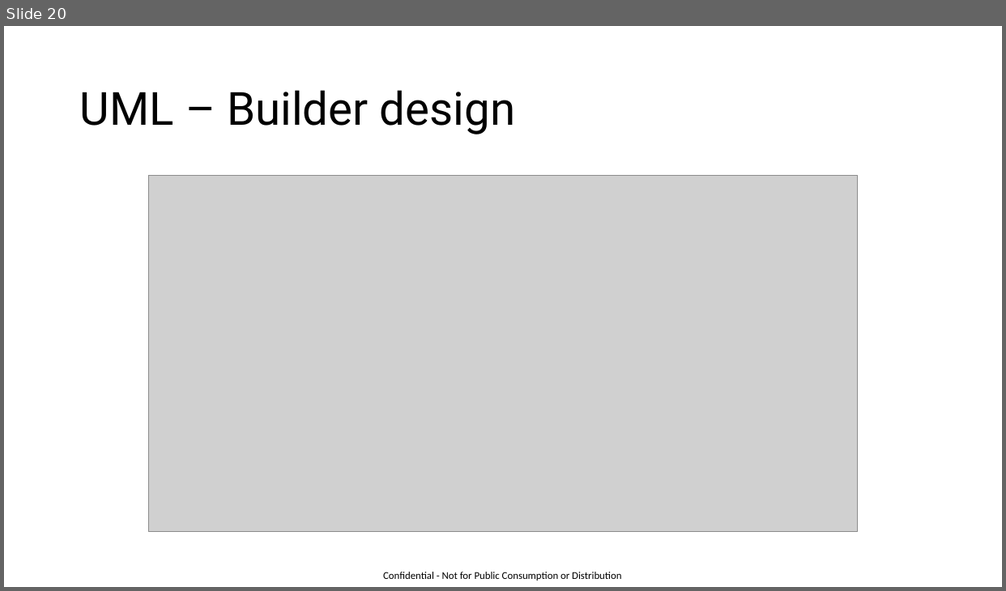
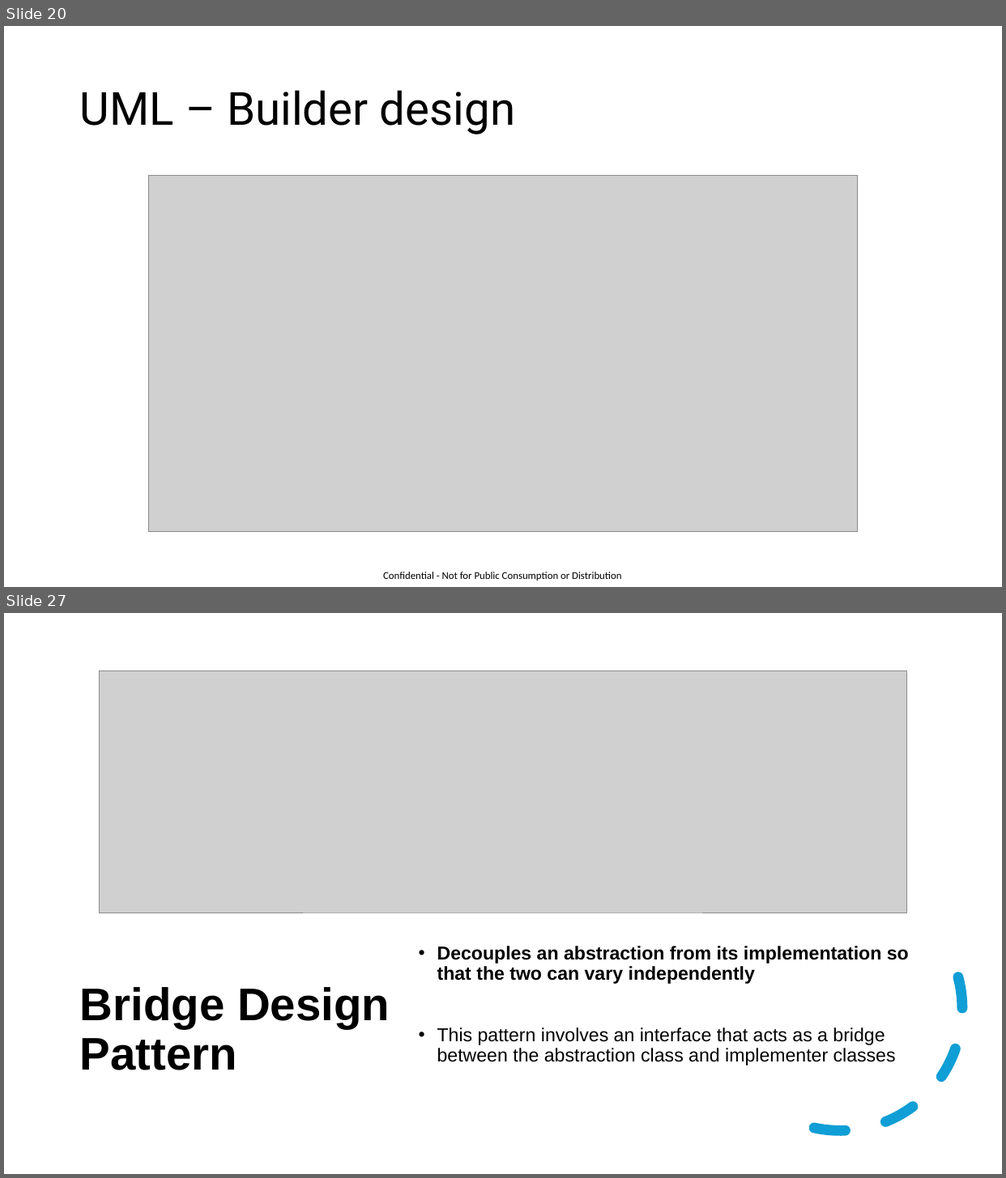
Before and after one commit to GaneshIT/CaseStudyFiles, a slide deck: Design Patterns.pptx. Shown one above the other, each under a label of ours: slide 20 before the commit, slides 20 and 27 after it; the slides between them are not shown. The pictures are 1006x591 and 1006x1178 pixels, drawn with LibreOffice and Linux fonts; fonts in the diff are those of the drawing; grey boxes stand for pictures. Boxes give left, top, right and bottom in pixels: in the first picture for what was removed or moved away, otherwise in the second. Text is boxed around its words. In the diff, an @@ line names an element or a change of style, - is before the commit and + after.

```diff
--- a/Design Patterns.pptx
+++ b/Design Patterns.pptx
@@ slide 27 added at (4, 613, 1002, 1174), background #FFFFFF @@
@@ picture added at (100, 671, 907, 913) @@
@@ arc (boxed as its full ellipse) added at (691, 859, 989, 1158), outline #0F9ED5 10 pt dashed @@
@@ text added at (437, 946, 909, 1066), 18 pt, text #000000 @@
+• Decouples an abstraction from its implementation so that the two can vary independently
+• This pattern involves an interface that acts as a bridge between the abstraction class and implementer classes
@@ title added at (80, 987, 390, 1071), 44 pt, text #000000, bold @@
+Bridge Design Pattern
```
Also in this commit, not shown: 10 other slides added, 3 other files.
